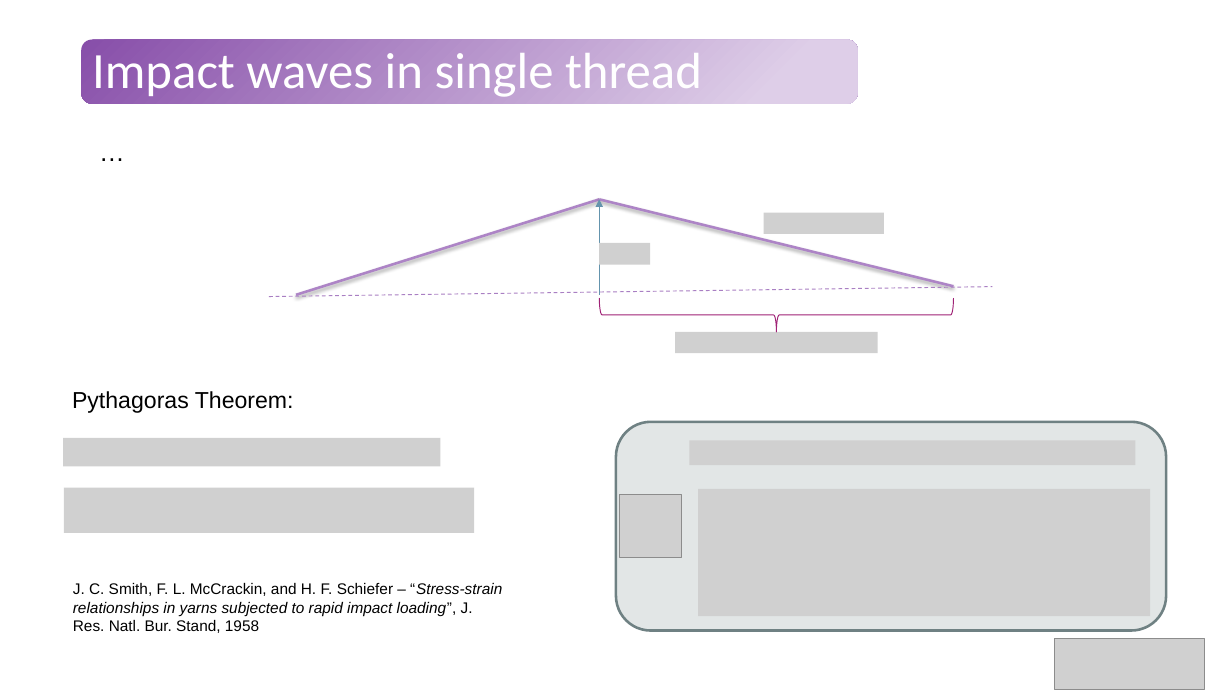
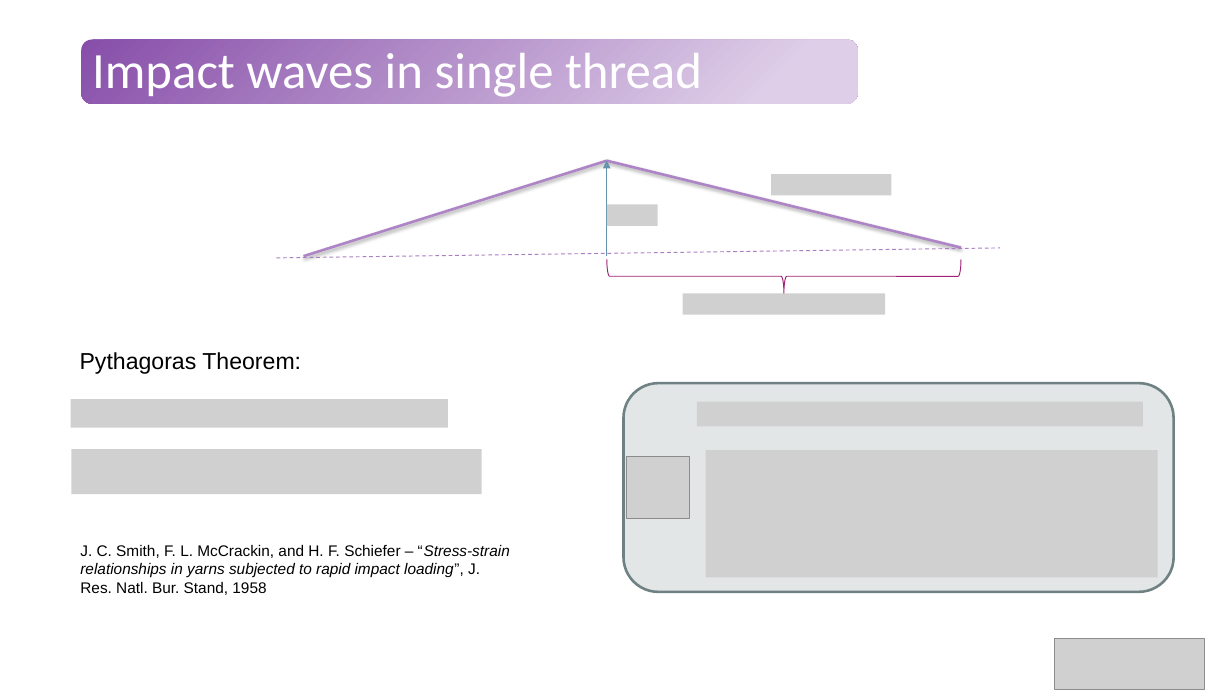
Before and after one commit to Tavi681/PoliPhysics, a slide deck: slide 7 of Tema 2/paper/Tema2.pptx. Drawn at 1232x693 pixels with LibreOffice and Linux fonts; fonts in the diff are those of the drawing; grey boxes stand for pictures. Boxes give left, top, right and bottom in pixels: in the first picture for what was removed or moved away, otherwise in the second. Text is boxed around its words. In the diff, an @@ line names an element or a change of style, - is before the commit and + after.

```diff
--- a/Tema 2/paper/Tema2.pptx
+++ b/Tema 2/paper/Tema2.pptx
@@ text removed at bbox=[90, 131, 1076, 172] @@
-…
@@ picture added at bbox=[772, 174, 892, 195] @@
@@ picture added at bbox=[607, 204, 658, 226] @@
@@ picture removed at bbox=[763, 213, 884, 234] @@
@@ 2 texts, 2 lines, 1 right brace, 1 arrow: place and size @@
-2 texts, 2 lines, 1 right brace, 1 arrow at bbox=[72, 200, 993, 633]
+2 texts, 2 lines, 1 right brace, 1 arrow at bbox=[80, 161, 1000, 595]
@@ picture removed at bbox=[600, 243, 651, 265] @@
@@ picture added at bbox=[683, 293, 885, 314] @@
@@ picture removed at bbox=[676, 332, 878, 353] @@
@@ picture added at bbox=[70, 399, 447, 428] @@
@@ picture added at bbox=[697, 402, 1143, 427] @@
@@ picture removed at bbox=[63, 438, 440, 467] @@
@@ picture added at bbox=[71, 449, 482, 494] @@
@@ picture removed at bbox=[689, 441, 1136, 466] @@
@@ 2 pictures, 1 rounded rectangle, 1 line: place and size @@
-2 pictures, 1 rounded rectangle, 1 line at bbox=[296, 200, 1166, 631]
+2 pictures, 1 rounded rectangle, 1 line at bbox=[304, 161, 1174, 592]
@@ picture removed at bbox=[64, 488, 474, 533] @@
```
Also in this commit, not shown: 9 other slides changed, 12 slides added, 2 slides removed.
